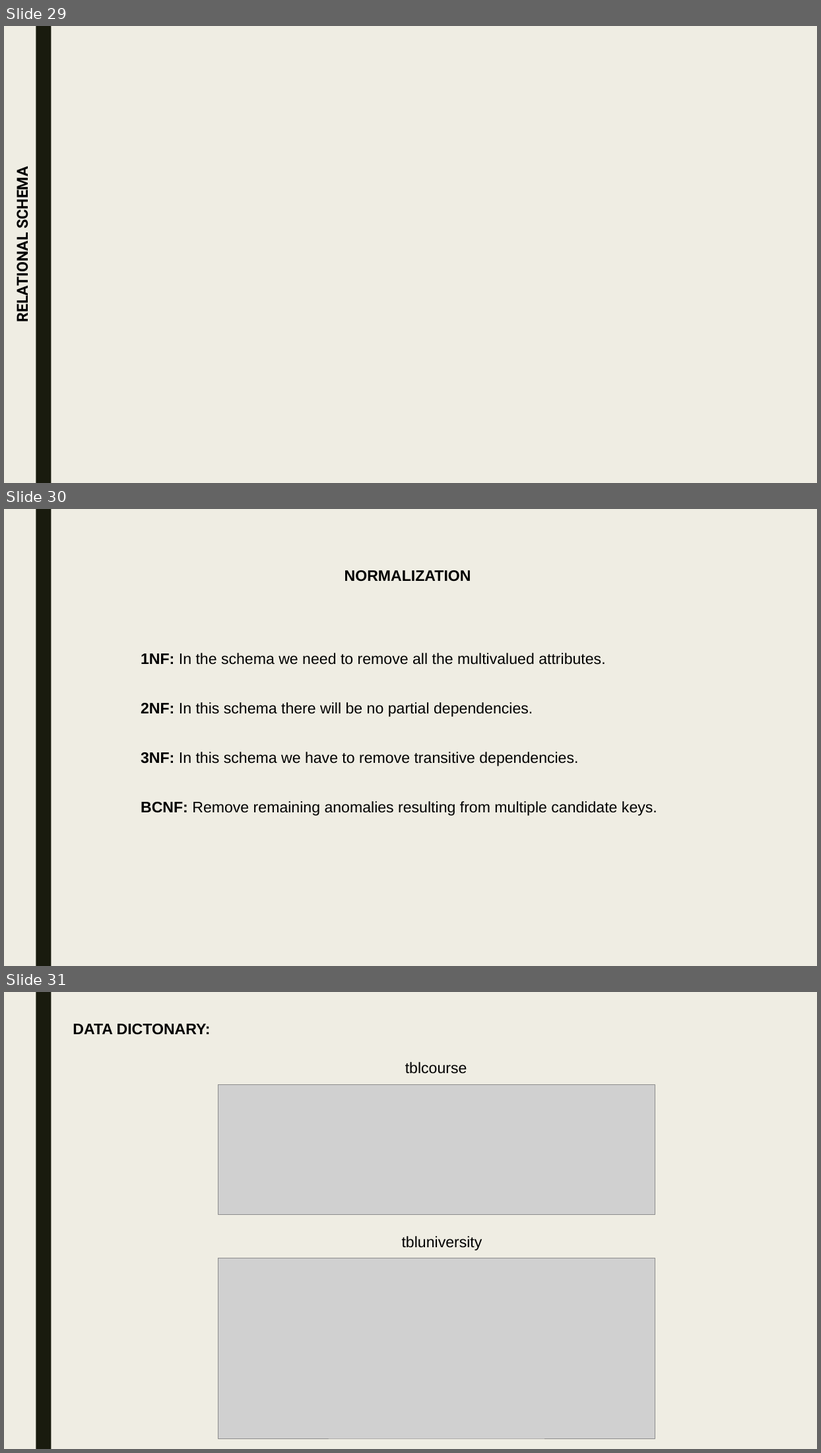
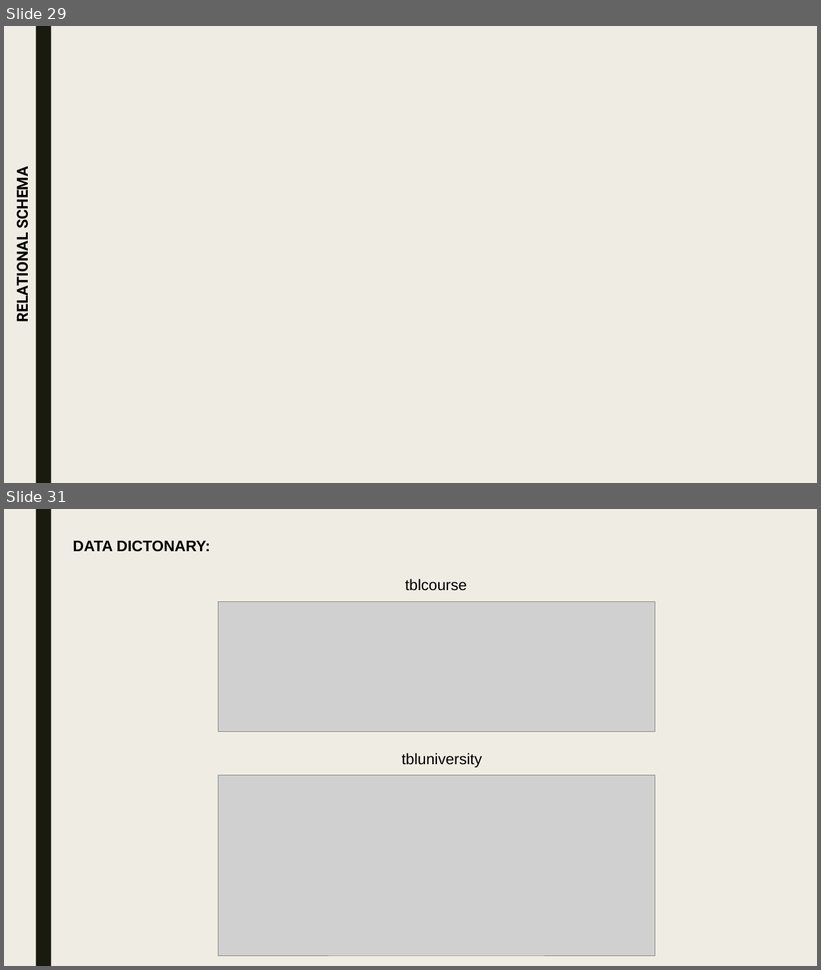
Before and after one commit to moon672/cse-303-1-spring-2021-group-3, a slide deck: Report/PRESENTATION/New Microsoft PowerPoint Presentation.pptx. Shown one above the other, each under a label of ours: slides 29, 30 and 31 before the commit, slides 29 and 31 after it; the slides between them are not shown. The pictures are 821x1453 and 821x970 pixels, drawn with LibreOffice and Linux fonts; fonts in the diff are those of the drawing; grey boxes stand for pictures; background and template pictures are left out. Boxes give left, top, right and bottom in pixels: in the first picture for what was removed or moved away, otherwise in the second. Text is boxed around its words. In the diff, an @@ line names an element or a change of style, - is before the commit and + after.

```diff
--- a/Report/PRESENTATION/New Microsoft PowerPoint Presentation.pptx
+++ b/Report/PRESENTATION/New Microsoft PowerPoint Presentation.pptx
@@ slide 30 removed at (4, 509, 817, 966), background #EFEDE3; not listed: 1 template element that a slide beside it also shows @@
@@ text removed at (345, 570, 471, 582) @@
-NORMALIZATION
@@ text removed at (141, 653, 657, 816) @@
-1NF: In the schema we need to remove all the multivalued attributes.
-2NF: In this schema there will be no partial dependencies.
-3NF: In this schema we have to remove transitive dependencies.
-BCNF: Remove remaining anomalies resulting from multiple candidate keys.
```
Also in this commit, not shown: 8 slides changed, 2 slides added, 1 other file.
